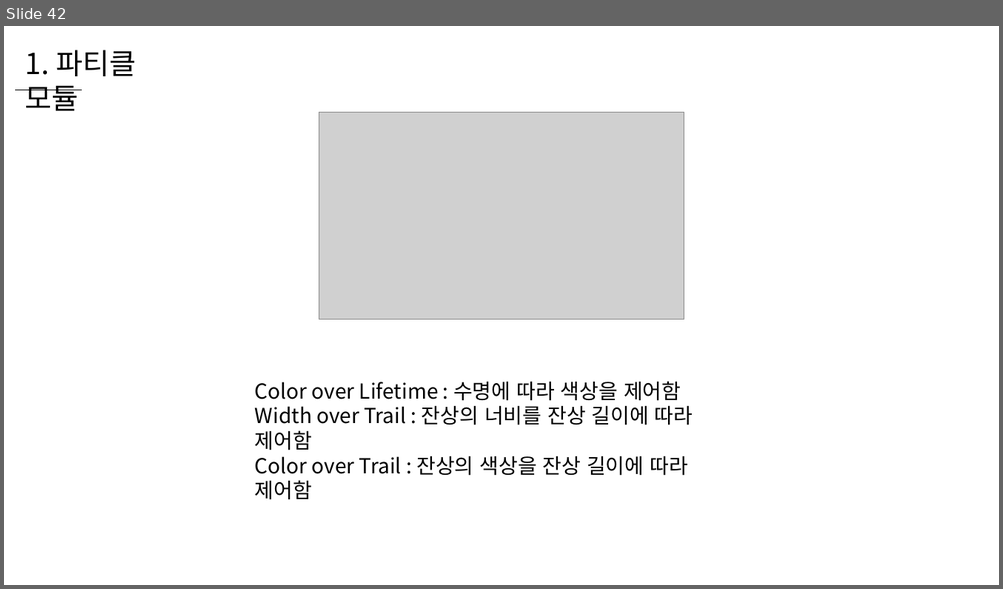
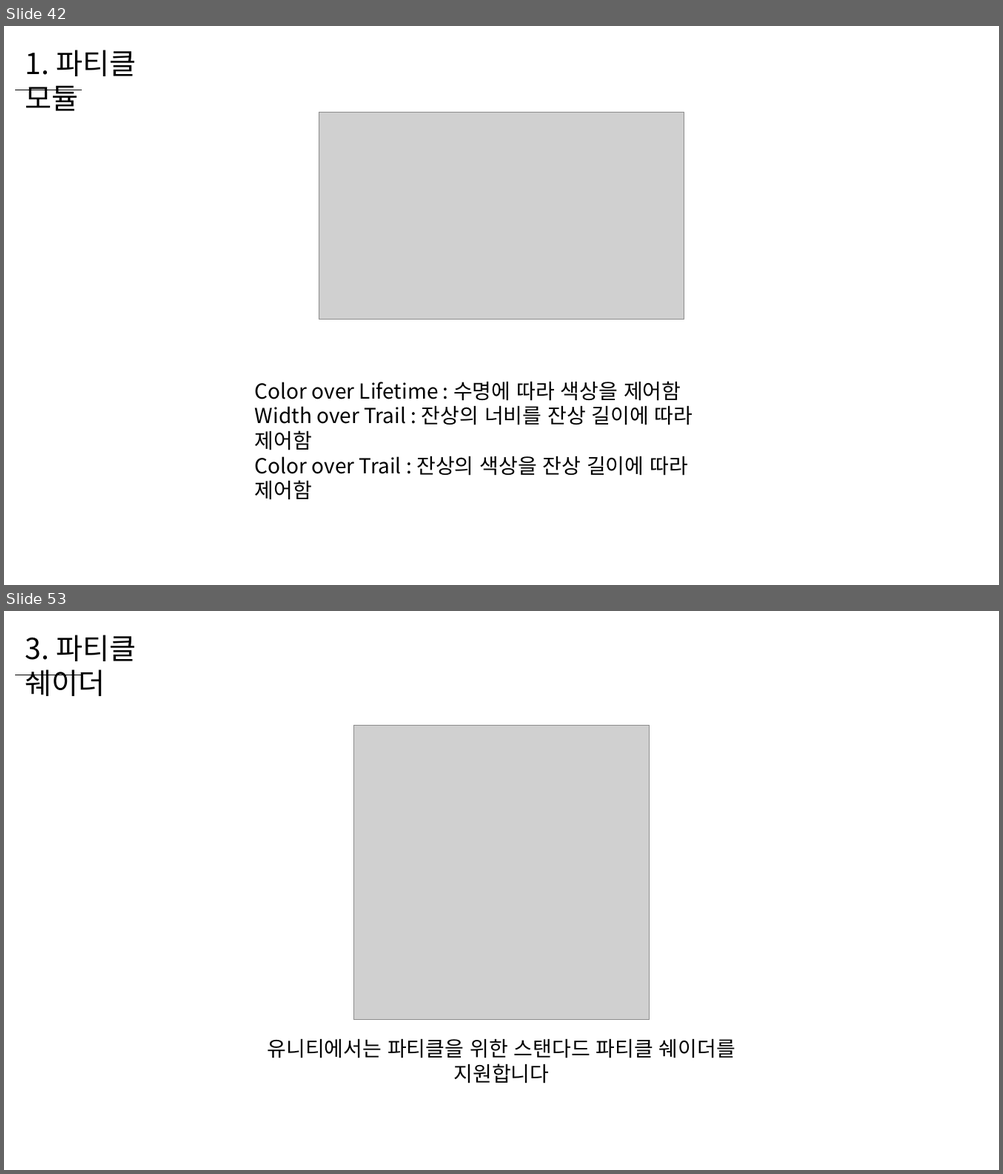
Before and after one commit to WooLyung/2022-Unity-Lecture, a slide deck: 3 - 파티클 응용.pptx. Shown one above the other, each under a label of ours: slide 42 before the commit, slides 42 and 53 after it; the slides between them are not shown. The pictures are 1003x589 and 1003x1174 pixels, drawn with LibreOffice and Linux fonts; fonts in the diff are those of the drawing; grey boxes stand for pictures. Boxes give left, top, right and bottom in pixels: in the first picture for what was removed or moved away, otherwise in the second. Text is boxed around its words. In the diff, an @@ line names an element or a change of style, - is before the commit and + after.

```diff
--- a/3 - 파티클 응용.pptx
+++ b/3 - 파티클 응용.pptx
@@ slide 53 added at bbox=[4, 611, 999, 1170], background #FFFFFF @@
@@ text added at bbox=[25, 635, 136, 696], 28 pt, text #000000 @@
+3. 파티클 쉐이더
@@ line added from (14, 675) to (82, 675), #000000 0.5 pt @@
@@ picture added at bbox=[353, 725, 649, 1020] @@
@@ text added at bbox=[267, 1039, 735, 1084], 20 pt, text #000000 @@
+유니티에서는 파티클을 위한 스탠다드 파티클 쉐이더를 지원합니다
```
Also in this commit, not shown: 1 slide changed, 35 other slides added, 48 other files.
